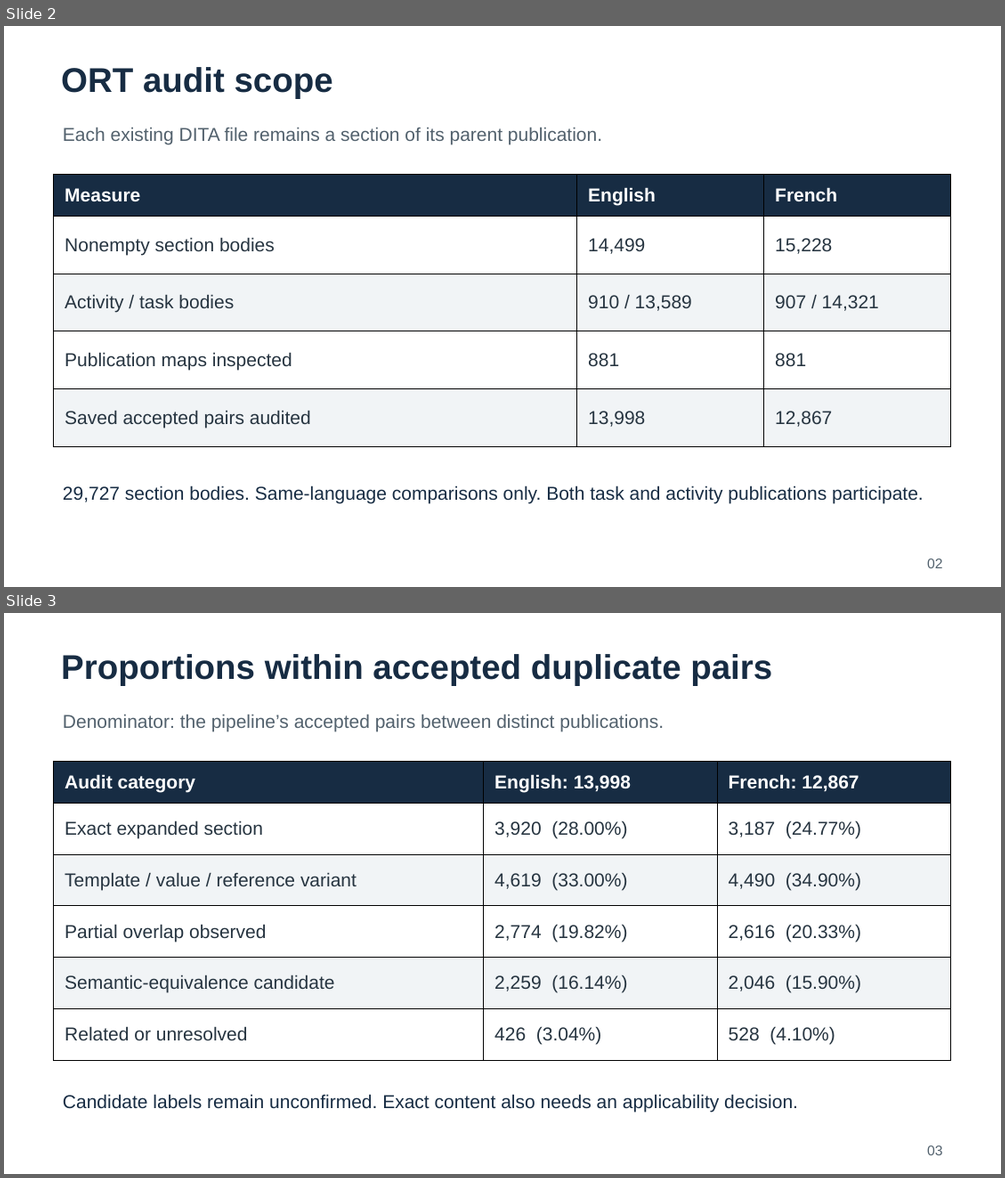
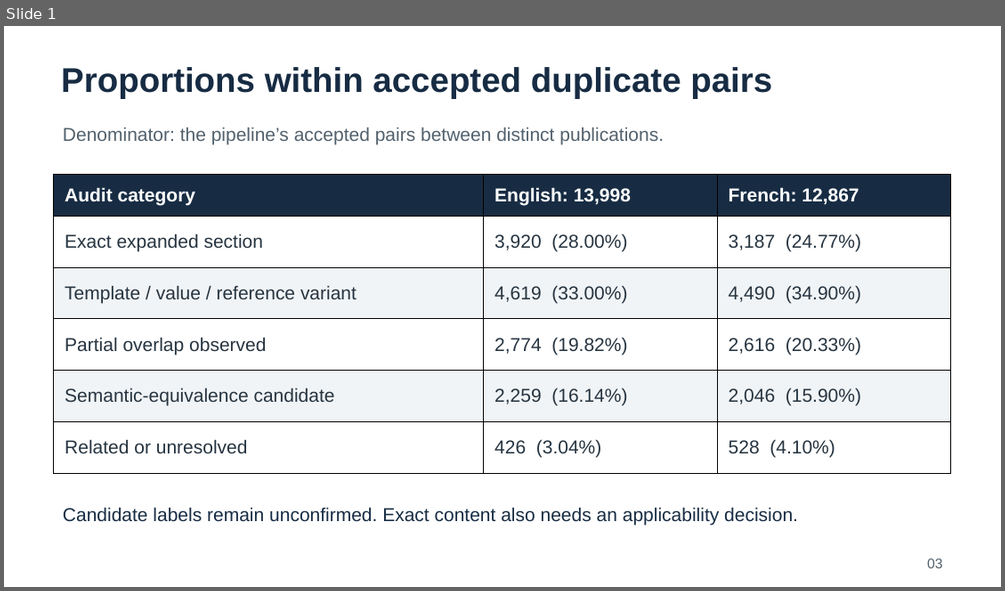
Before and after one commit to HengZ121/Deduplication_Agent, a slide deck: outputs/presentations/ORT_Findings_and_Proposed_Pipeline_2026-09-24.pptx. Shown one above the other, each under a label of ours: slides 2 and 3 before the commit, slide 1 after it. The pictures are 1005x1178 and 1005x591 pixels, drawn with LibreOffice and Linux fonts; fonts in the diff are those of the drawing. Boxes give left, top, right and bottom in pixels: in the first picture for what was removed or moved away, otherwise in the second. Text is boxed around its words. In the diff, an @@ line names an element or a change of style, - is before the commit and + after.

```diff
--- a/outputs/presentations/ORT_Findings_and_Proposed_Pipeline_2026-09-24.pptx
+++ b/outputs/presentations/ORT_Findings_and_Proposed_Pipeline_2026-09-24.pptx
@@ slide 2 removed at bbox=[4, 26, 1001, 587], background #FFFFFF @@
@@ text removed at bbox=[61, 67, 333, 99] @@
-ORT audit scope
@@ text removed at bbox=[63, 127, 602, 144] @@
-Each existing DITA file remains a section of its parent publication.
@@ table removed at bbox=[54, 174, 952, 447], 5 rows, 3 columns @@
-Measure | English | French
-Nonempty section bodies | 14,499 | 15,228
-Activity / task bodies | 910 / 13,589 | 907 / 14,321
-Publication maps inspected | 881 | 881
-Saved accepted pairs audited | 13,998 | 12,867
@@ text removed at bbox=[63, 485, 923, 504] @@
-29,727 section bodies. Same-language comparisons only. Both task and activity publications participate.
@@ text removed at bbox=[927, 558, 942, 568] @@
-02
@@ what was slide 3 is now slide 1 @@
```
Also in this commit, not shown: 1 slide changed, 3 other slides removed.
